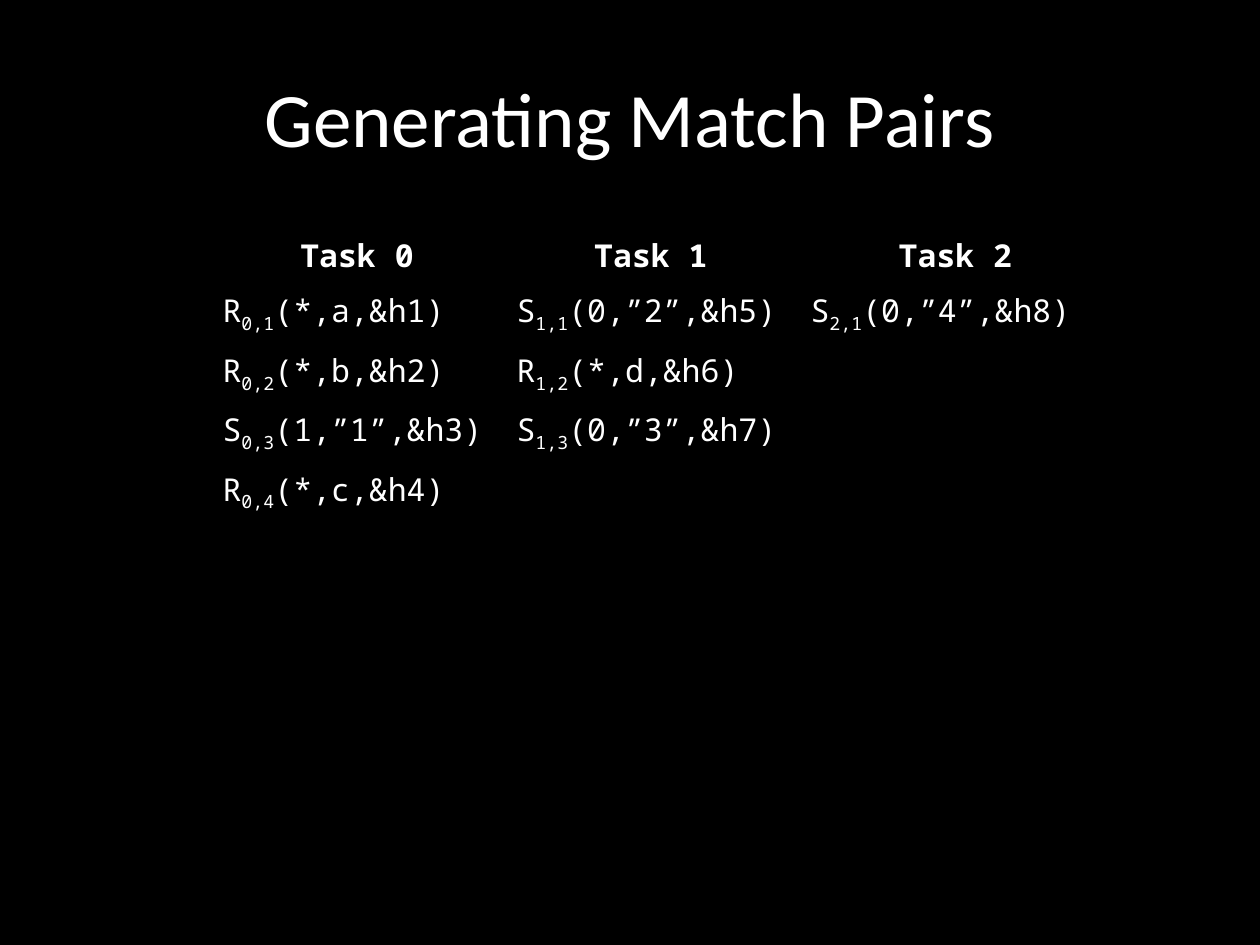
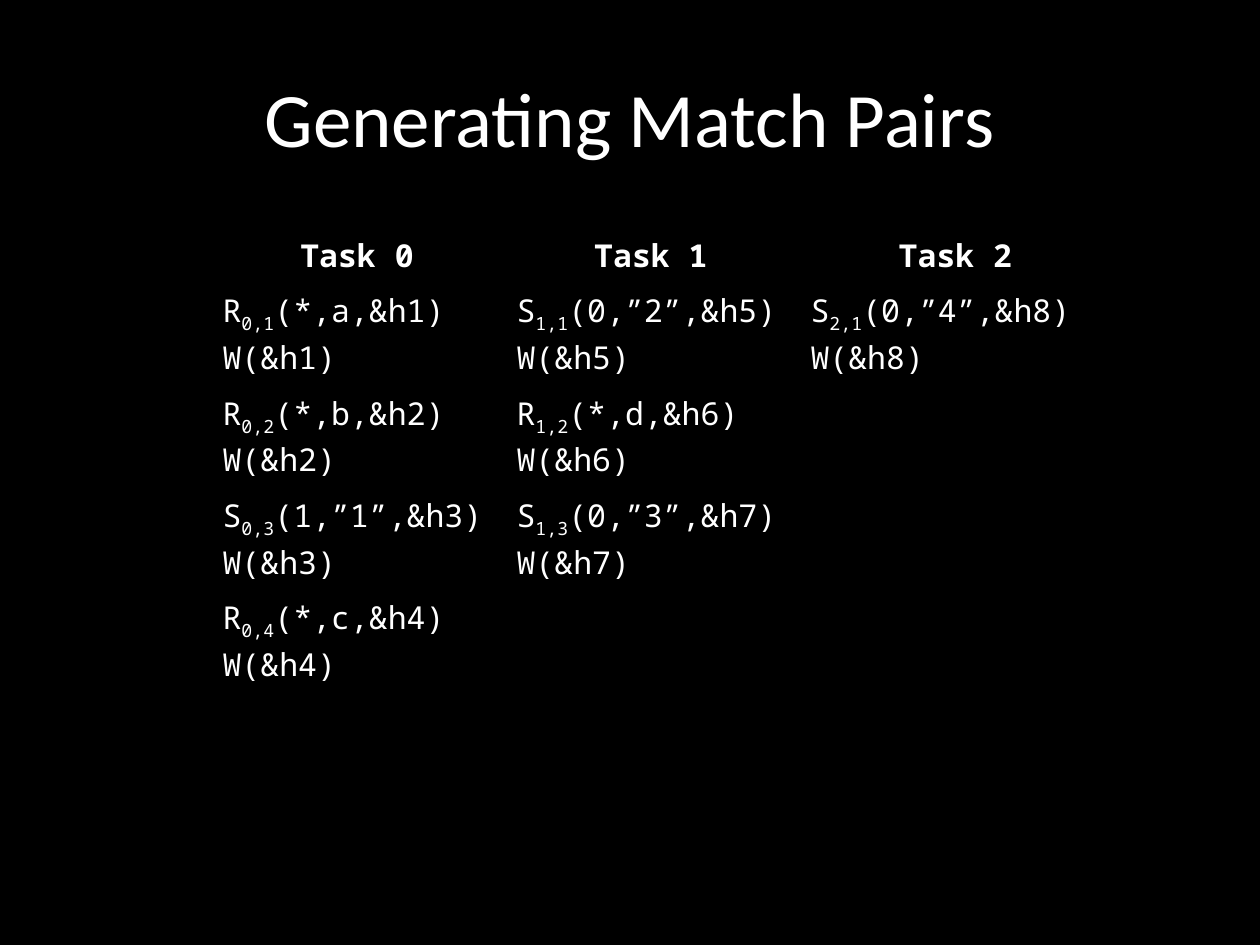
Before and after one commit to ericmercer/MP-trace-language, a slide deck: slide 26 of presentations/Qual_2012_YuHuang.pptx. Drawn at 1260x945 pixels with LibreOffice and Linux fonts; fonts in the diff are those of the drawing. Boxes give left, top, right and bottom in pixels: in the first picture for what was removed or moved away, otherwise in the second. Text is boxed around its words. In the diff, an @@ line names an element or a change of style, - is before the commit and + after.

Commit message:
a little change to the slides

```diff
--- a/presentations/Qual_2012_YuHuang.pptx
+++ b/presentations/Qual_2012_YuHuang.pptx
@@ table at (210, 228, 1113, 685) @@
-row 2: R0,1(*,a,&h1) | S1,1(0,”2”,&h5) | S2,1(0,”4”,&h8)
+row 2: R0,1(*,a,&h1) / W(&h1) | S1,1(0,”2”,&h5) / W(&h5) | S2,1(0,”4”,&h8) / W(&h8)
-row 3, column 1: R0,2(*,b,&h2)
+row 3, column 1: R0,2(*,b,&h2) / W(&h2)
-row 3, column 2: R1,2(*,d,&h6)
+row 3, column 2: R1,2(*,d,&h6) / W(&h6)
-row 4, column 1: S0,3(1,”1”,&h3)
+row 4, column 1: S0,3(1,”1”,&h3) / W(&h3)
-row 4, column 2: S1,3(0,”3”,&h7)
+row 4, column 2: S1,3(0,”3”,&h7) / W(&h7)
-row 5, column 1: R0,4(*,c,&h4)
+row 5, column 1: R0,4(*,c,&h4) / W(&h4)
```
Also in this commit, not shown: 9 other slides changed.
